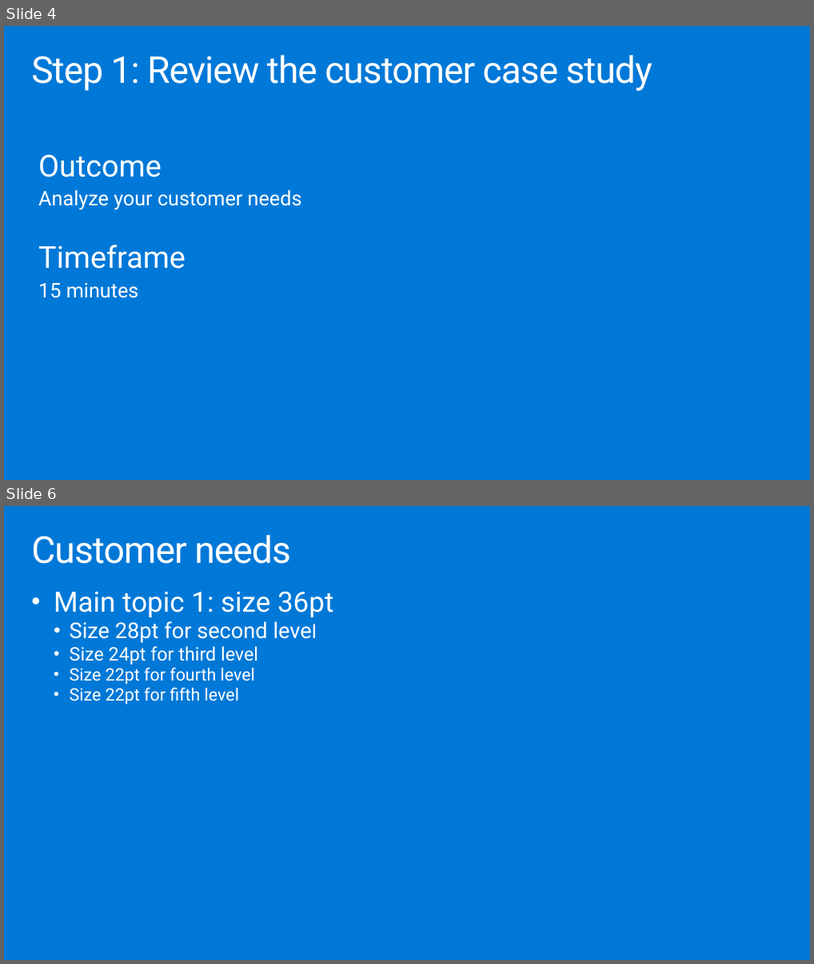
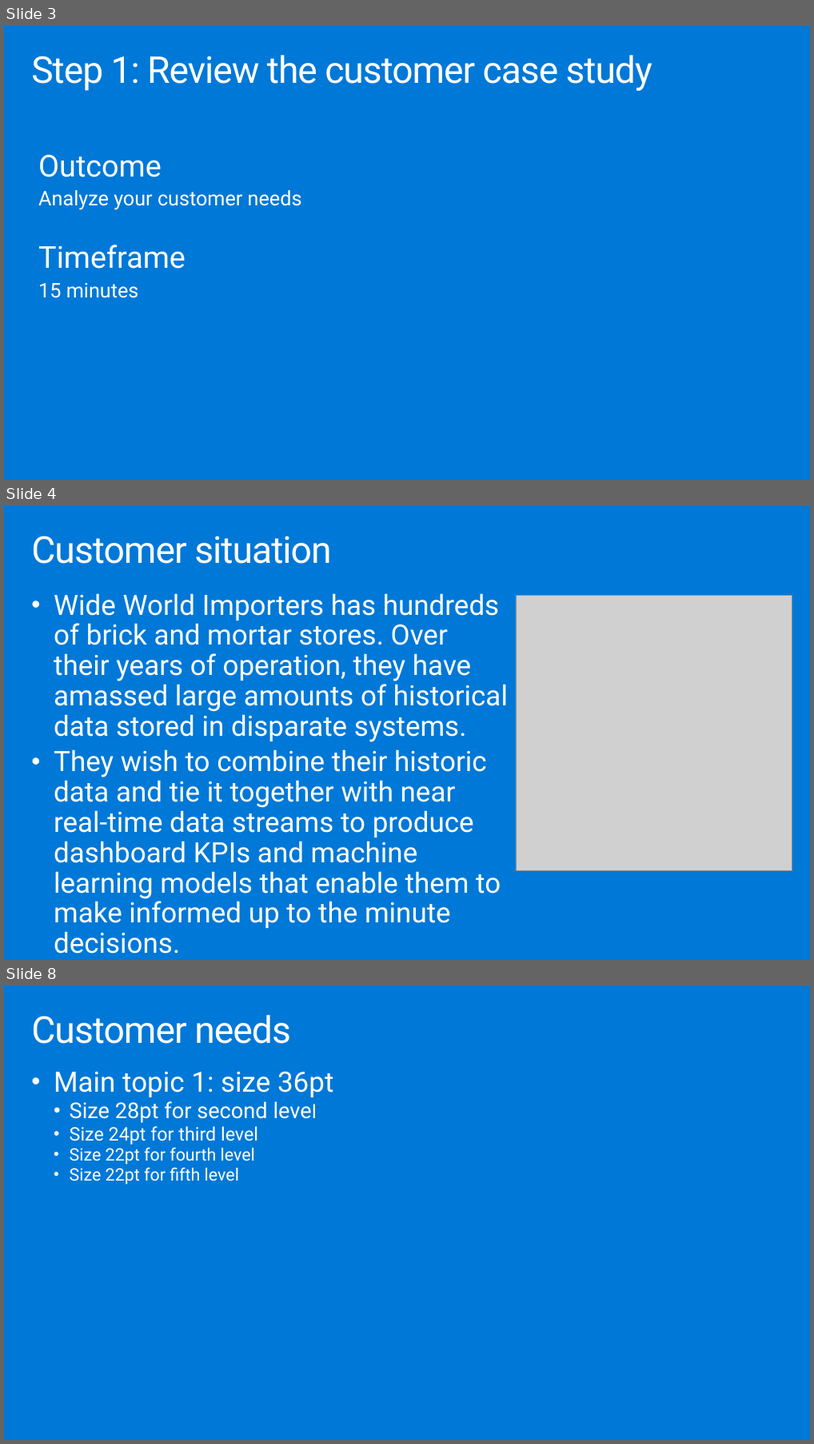
Before and after one commit to solliancenet/MCW-Azure-Synapse-Analytics, a slide deck: Whiteboard design session/WDS trainer presentation - Title xxx.pptx. Shown one above the other, each under a label of ours: slides 4 and 6 before the commit, slides 3, 4 and 8 after it; the slides between them are not shown. The pictures are 814x964 and 814x1444 pixels, drawn with LibreOffice and Linux fonts; fonts in the diff are those of the drawing; grey boxes stand for pictures. Boxes give left, top, right and bottom in pixels: in the first picture for what was removed or moved away, otherwise in the second. Text is boxed around its words. In the diff, an @@ line names an element or a change of style, - is before the commit and + after.

```diff
--- a/Whiteboard design session/WDS trainer presentation - Title xxx.pptx
+++ b/Whiteboard design session/WDS trainer presentation - Title xxx.pptx
@@ slide 4 added at bbox=[4, 506, 810, 960], background #0078D7 @@
@@ title added at bbox=[31, 536, 331, 564], 44.1 pt, text #FFFFFF @@
+Customer situation
@@ text added at bbox=[54, 593, 508, 953], 33.3 pt, text #FFFFFF @@
+• Wide World Importers has hundreds of brick and mortar stores. Over their years of operation, they have amassed large amounts of historical data stored in disparate systems.
+• They wish to combine their historic data and tie it together with near real-time data streams to produce dashboard KPIs and machine learning models that enable them to make informed up to the minute decisions.
@@ picture added at bbox=[516, 596, 793, 871] @@
@@ what was slide 4 is now slide 3 @@
@@ what was slide 6 is now slide 8 @@
```
Also in this commit, not shown: 5 other slides added, 4 slides removed.
